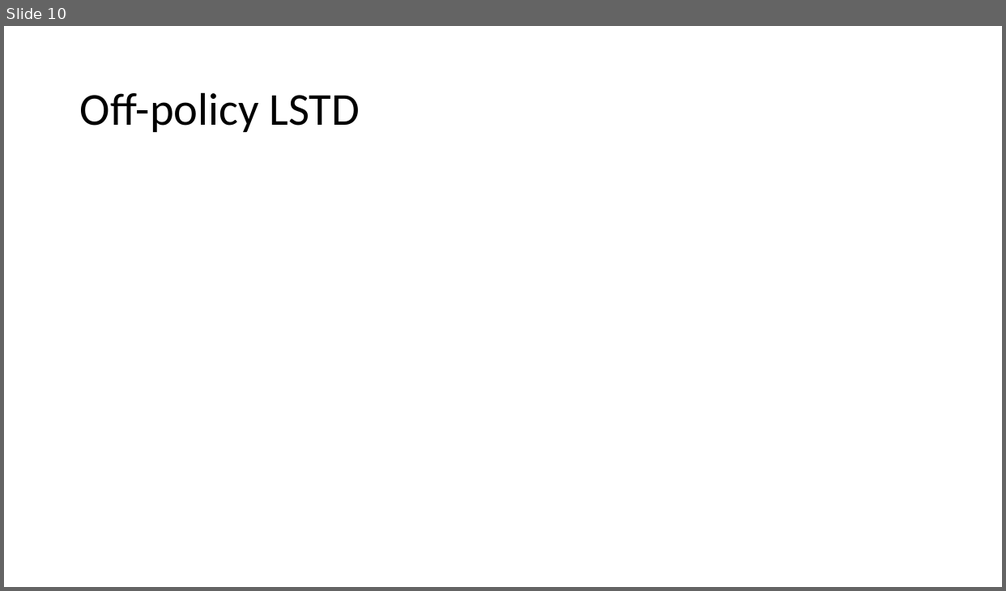
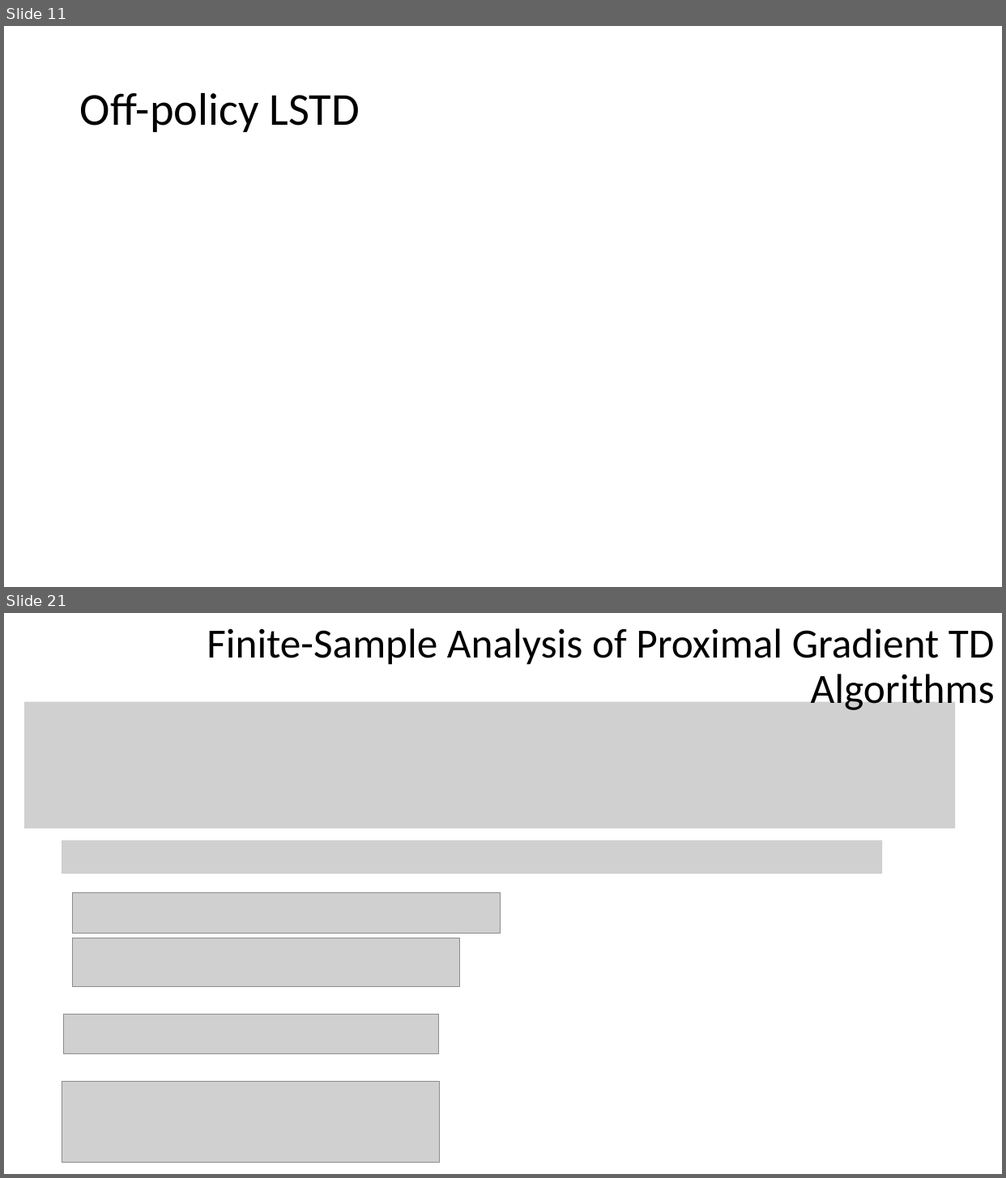
Before and after one commit to xfdywy/RL, a slide deck: RL analysis/RL analysis1.pptx. Shown one above the other, each under a label of ours: slide 10 before the commit, slides 11 and 21 after it; the slides between them are not shown. The pictures are 1006x591 and 1006x1178 pixels, drawn with LibreOffice and Linux fonts; fonts in the diff are those of the drawing; grey boxes stand for pictures. Boxes give left, top, right and bottom in pixels: in the first picture for what was removed or moved away, otherwise in the second. Text is boxed around its words. In the diff, an @@ line names an element or a change of style, - is before the commit and + after.

```diff
--- a/RL analysis/RL analysis1.pptx
+++ b/RL analysis/RL analysis1.pptx
@@ slide 21 added at [4,613,1002,1174], background #FFFFFF @@
@@ title added at [206,628,995,713], 40 pt, text #000000 @@
+Finite-Sample Analysis of Proximal Gradient TD Algorithms
@@ picture added at [24,702,956,829] @@
@@ picture added at [62,841,882,875] @@
@@ picture added at [73,893,501,934] @@
@@ picture added at [73,938,460,987] @@
@@ picture added at [63,1014,438,1054] @@
@@ picture added at [62,1082,439,1162] @@
@@ what was slide 10 is now slide 11 @@
```
Also in this commit, not shown: 12 slides changed, 21 other slides added, 3 slides removed, 1 other file.
